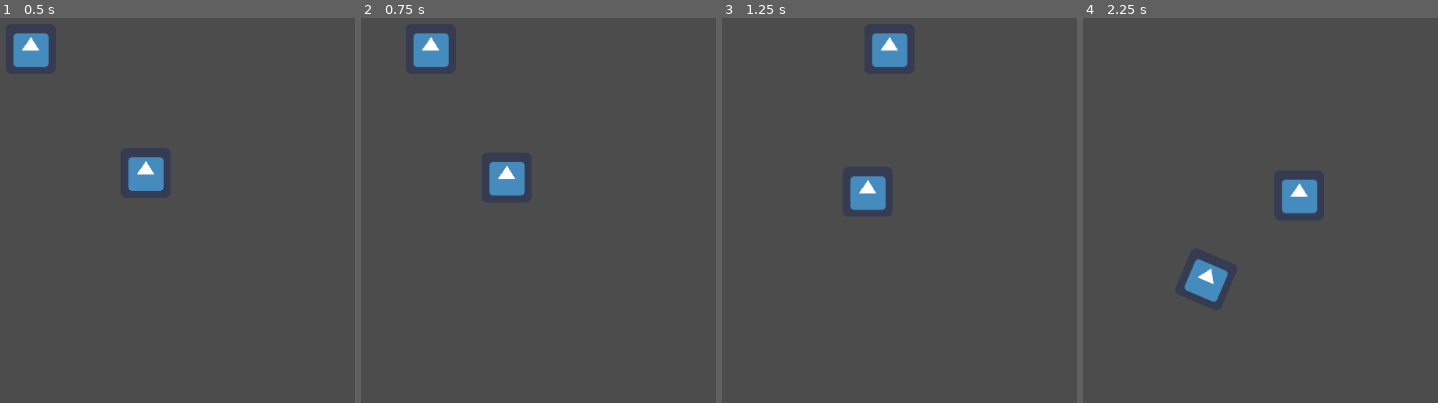
Above: before the commit, frames 1-4 (left to right).
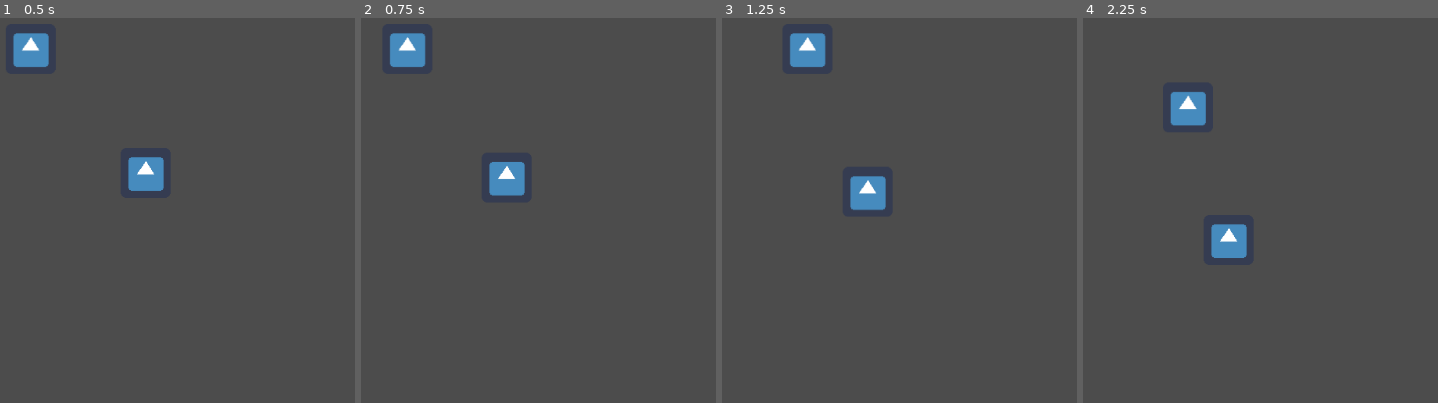
Above: after the commit, the same moments.

Repository: ryanscodebay/physicstest
Game: Godot game, scene res://scenes/custompoly.tscn
Same seed, same stepped clock (60 frames per second), same inputs: the game is played once before the commit and once after it. The project has no main scene, so this scene is started directly. The engine's default icon, where the game draws it, is replaced by a stand-in: a white triangle on a blue panel in a dark square.
Inputs:
- Up to frame 1 (0.5 s): no input
- Up to frame 2 (0.75 s): tap Enter at 0.5 s; hold Right (ui_right) from 0.53 s (still down); hold Space (check, bound only after the commit) from 0.53 s (still down)
- Up to frame 3 (1.25 s): keep holding Right (ui_right); keep holding Space (check, bound only after the commit)
- Up to frame 4 (2.25 s): release Right (ui_right) at 1.28 s; release Space (check, bound only after the commit) at 1.28 s; hold Down (ui_down) 1.28-2.03 s; tap Space (check, bound only after the commit) at 1.35 s; hold Right (ui_right) from 2.03 s (still down); hold Space (check, bound only after the commit) from 2.03 s (still down)

Frame 1 is identical in both runs. In frame 2, 1.2% of the frame differs, in the area x 8-25%, y 3-13%; in frame 3, 1.8%; in frame 4, 3.6%, in the area x 24-67%, y 19-74%.

Commit message:
messing around with areas and rays

Diff:
--- a/project.godot
+++ b/project.godot
@@ -13,6 +13,14 @@
 config/name="physicstest"
 config/icon="res://icon.png"
 
+[input]
+
+check={
+"deadzone": 0.5,
+"events": [ Object(InputEventKey,"resource_local_to_scene":false,"resource_name":"","device":0,"alt":false,"shift":false,"control":false,"meta":false,"command":false,"pressed":false,"scancode":32,"unicode":0,"echo":false,"script":null)
+ ]
+}
+
 [physics]
 
 common/enable_pause_aware_picking=true
--- a/scenes/custompoly.tscn
+++ b/scenes/custompoly.tscn
@@ -1,8 +1,13 @@
-[gd_scene load_steps=4 format=2]
+[gd_scene load_steps=7 format=2]
 
 [ext_resource path="res://scripts/RigidBody2D.gd" type="Script" id=1]
 [ext_resource path="res://icon.png" type="Texture" id=2]
 [ext_resource path="res://scripts/KinematicBody2D.gd" type="Script" id=3]
+[ext_resource path="res://scripts/dangerzone.gd" type="Script" id=4]
+[ext_resource path="res://scripts/RayCast2D.gd" type="Script" id=5]
+
+[sub_resource type="RectangleShape2D" id=1]
+extents = Vector2( 158.496, 90.6847 )
 
 [node name="custompoly" type="Node2D"]
 
@@ -28,3 +33,18 @@
 [node name="CollisionPolygon2D" type="CollisionPolygon2D" parent="moveablesprite"]
 position = Vector2( 352.778, 146.151 )
 polygon = PoolVector2Array( 32, -32, 32, 32, -32, 32, -32, -32, 31, -32 )
+
+[node name="dangerzone" type="Area2D" parent="."]
+position = Vector2( 714.375, 110.873 )
+script = ExtResource( 4 )
+
+[node name="CollisionShape2D" type="CollisionShape2D" parent="dangerzone"]
+position = Vector2( 10.0795, 20.1587 )
+shape = SubResource( 1 )
+
+[node name="RayCast2D" type="RayCast2D" parent="dangerzone"]
+position = Vector2( 11.3392, 20.1587 )
+rotation = 0.888373
+scale = Vector2( 2, 3 )
+enabled = true
+script = ExtResource( 5 )
--- a/scripts/KinematicBody2D.gd
+++ b/scripts/KinematicBody2D.gd
@@ -1,6 +1,6 @@
 extends KinematicBody2D
 
-var speed = 250
+export (float) var speed = 100.0
 var velocity = Vector2()
 
 func get_input():
--- /dev/null
+++ b/scripts/RayCast2D.gd
@@ -0,0 +1,18 @@
+extends RayCast2D
+
+var collider
+# Declare member variables here. Examples:
+# var a = 2
+# var b = "text"
+
+
+# Called when the node enters the scene tree for the first time.
+func _ready():
+	pass # Replace with function body.
+
+
+# Called every frame. 'delta' is the elapsed time since the previous frame.
+func _process(delta):
+	collider = get_collider()
+	if Input.is_action_pressed("check"):
+		print(collider)
--- /dev/null
+++ b/scripts/dangerzone.gd
@@ -0,0 +1,22 @@
+extends Area2D
+
+var overlapping_bodies = []
+var overlapping_areas = []
+# Declare member variables here. Examples:
+# var a = 2
+# var b = "text"
+
+
+# Called when the node enters the scene tree for the first time.
+func _ready():
+	pass # Replace with function body.
+
+
+# Called every frame. 'delta' is the elapsed time since the previous frame.
+func _process(delta):
+	overlapping_bodies = get_overlapping_bodies()
+	overlapping_areas = get_overlapping_areas()
+
+	if Input.is_action_pressed("check"):
+		print(overlapping_bodies)
+		print(overlapping_areas)
